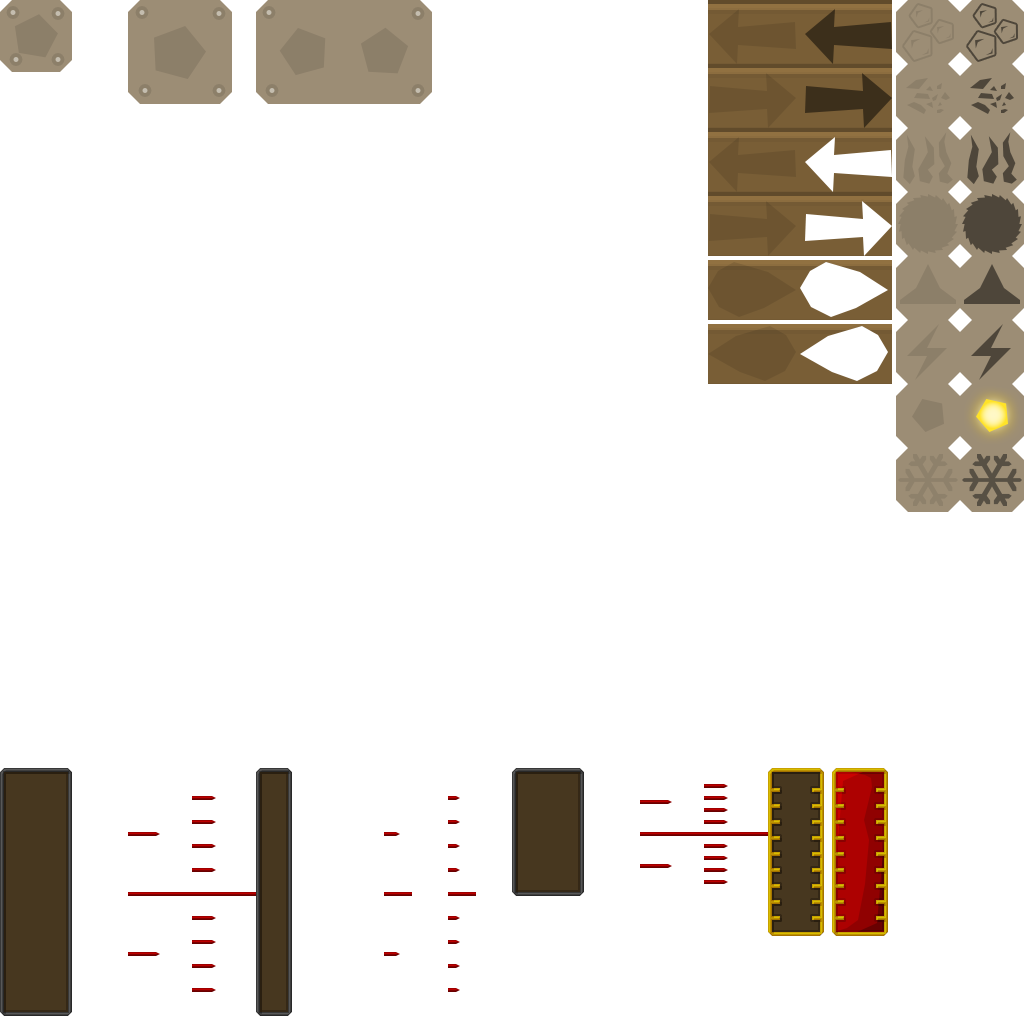
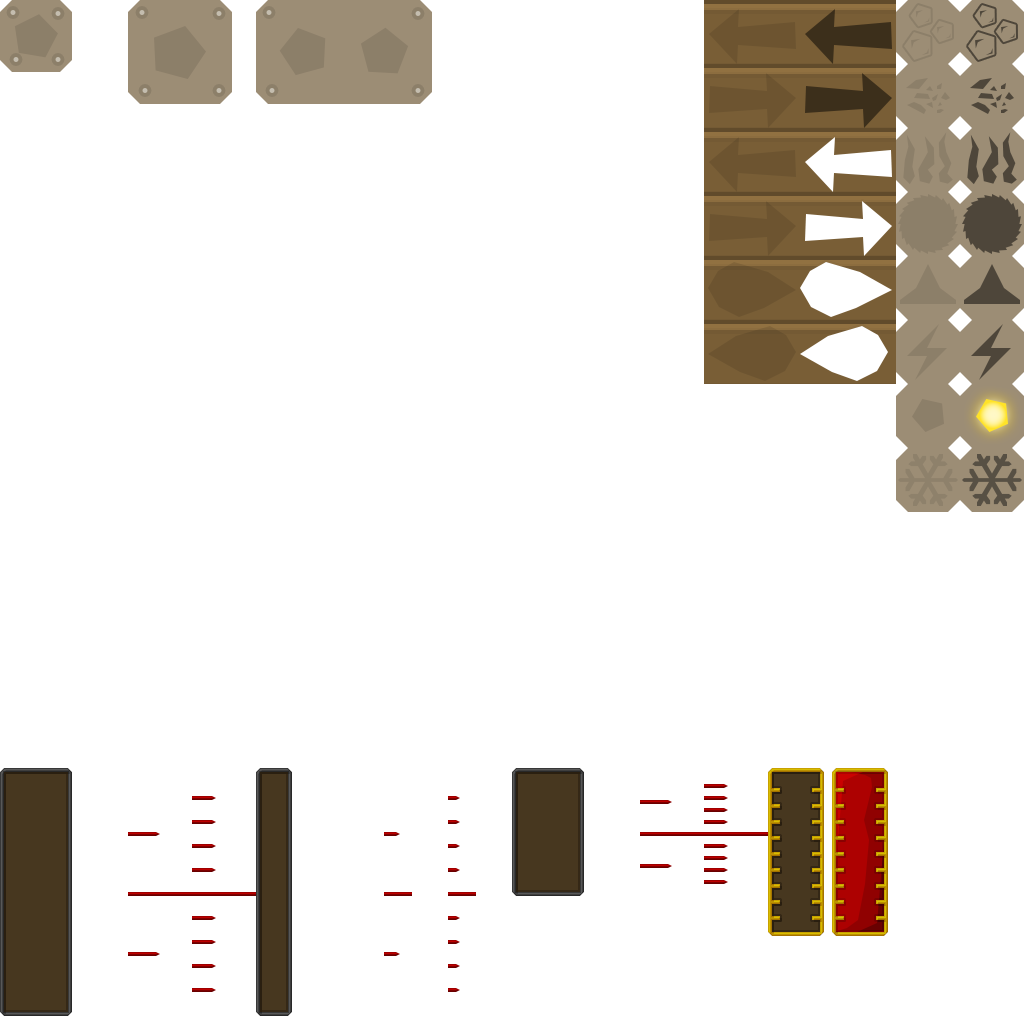
Layers edited between the first and the second 1024x1024 image:
painted on "Forme 10 copie 8" (1st of 6, in "animations" › "left arrow") over box(704, 0, 896, 81)
painted on "Forme 340" (1st of 6, in "animations" › "left arrow") over box(704, 0, 896, 64)
painted on "Forme 10 copie 8" (2nd of 6, in "animations" › "right arrow") over box(704, 60, 896, 145)
painted on "Forme 340" (2nd of 6, in "animations" › "right arrow") over box(704, 64, 896, 128)
painted on "Forme 10 copie 8" (3rd of 6, in "animations" › "left arrow hollow") over box(704, 124, 896, 209)
painted on "Forme 340" (3rd of 6, in "animations" › "left arrow hollow") over box(704, 128, 896, 192)
painted on "Forme 10 copie 8" (4th of 6, in "animations" › "right arrow hollow") over box(704, 188, 896, 273)
painted on "Forme 340" (4th of 6, in "animations" › "right arrow hollow") over box(704, 192, 896, 256)
painted on "Forme 10 copie 8" (5th of 6, in "animations" › "fluid left") over box(704, 252, 896, 337)
painted on "Forme 340" (5th of 6, in "animations" › "fluid left") over box(704, 256, 896, 320)
painted on "Forme 10 copie 8" (6th of 6, in "animations" › "fluid right") over box(704, 316, 896, 384)
painted on "Forme 340" (6th of 6, in "animations" › "fluid right") over box(704, 320, 896, 384)
